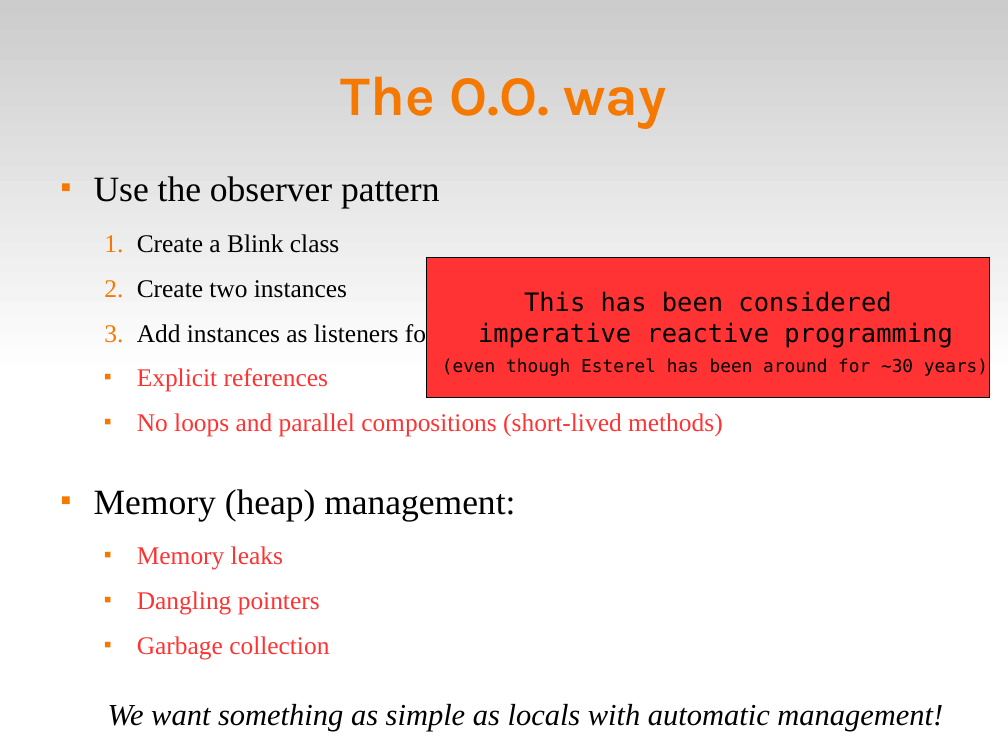
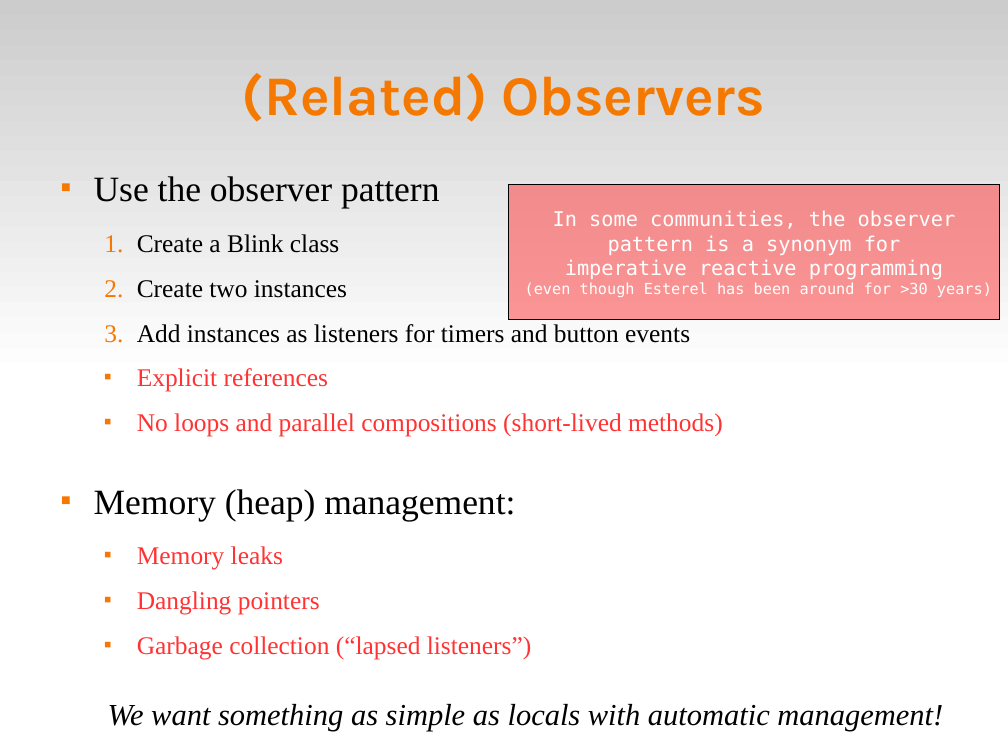
Before and after one commit to fsantanna-no/ceu-docs, a slide deck: slide 46 of ceu_wgld.odp (slide 7 before the commit). Drawn at 1008x756 pixels with LibreOffice and Linux fonts; fonts in the diff are those of the drawing. Boxes give left, top, right and bottom in pixels: in the first picture for what was removed or moved away, otherwise in the second. Text is boxed around its words. In the diff, an @@ line names an element or a change of style, - is before the commit and + after.

```diff
--- a/ceu_wgld.odp
+++ b/ceu_wgld.odp
@@ title at bbox=[242, 73, 765, 122]: text changed @@
-The O.O. way
+(Related) Observers
@@ rectangle "In some communities, the observer ...": place and size @@
-rectangle "In some communities, the observer ..." at bbox=[426, 258, 991, 397]
+rectangle "In some communities, the observer ..." at bbox=[509, 184, 1001, 320]
@@ rectangle "In some communities, the observer ..." at bbox=[509, 184, 1001, 320]: fill #FF3333 to #FF3333 at 50% opacity @@
@@ text in rectangle at bbox=[553, 210, 956, 255]: text changed; size 20 to 16 pt; text colour #000000 to #FFFFFF @@
-This has been considered
+In some communities, the observer pattern is a synonym for
@@ text in rectangle at bbox=[565, 259, 943, 279]: size 20 to 16 pt, text colour #000000 to #FFFFFF in "imperative reactive programming" @@
@@ text in rectangle at bbox=[525, 282, 992, 297]: text changed; size 14 to 12 pt; text colour #000000 to #FFFFFF @@
-(even though Esterel has been around for ~30 years)
+(even though Esterel has been around for >30 years)
@@ text at bbox=[137, 636, 531, 660]: text changed @@
-  ■ Garbage collection
+  ■ Garbage collection (“lapsed listeners”)
```
Also in this commit, not shown: 5 other slides changed, 3 slides added, 1 slide removed.
